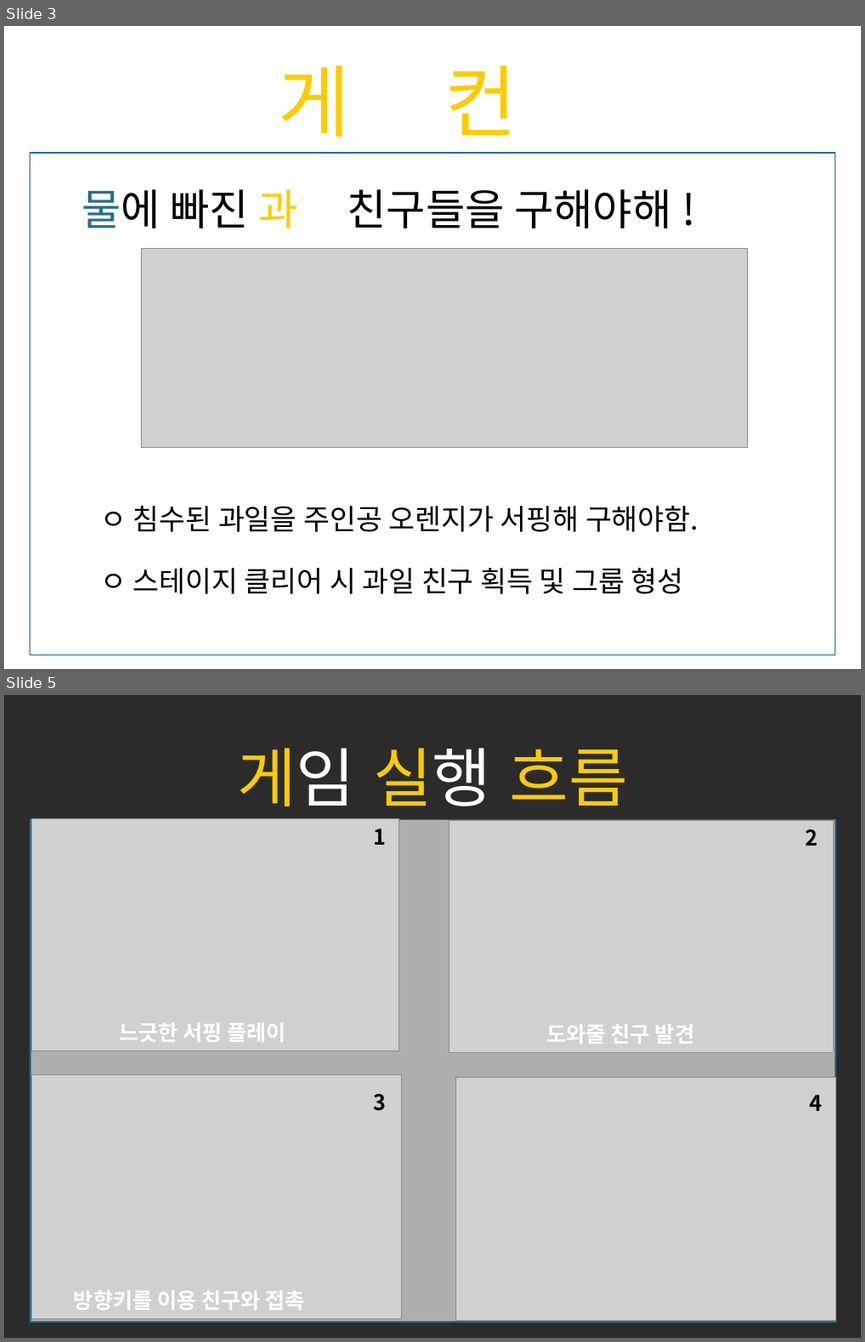
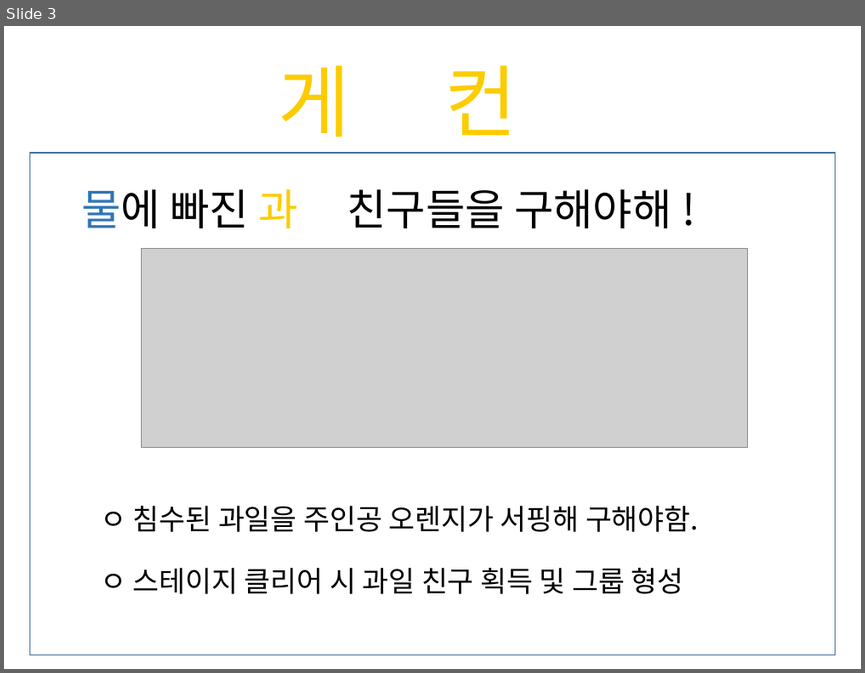
Before and after one commit to leejunguk/2dgample, a slide deck: 2차과제 2013180030 이정욱.pptx. Shown one above the other, each under a label of ours: slides 3 and 5 before the commit, slide 3 after it; the slides between them are not shown. The pictures are 865x1342 and 865x673 pixels, drawn with LibreOffice and Linux fonts; fonts in the diff are those of the drawing; grey boxes stand for pictures; background and template pictures are left out; a plain dark background stands for a picture behind light text. Boxes give left, top, right and bottom in pixels: in the first picture for what was removed or moved away, otherwise in the second. Text is boxed around its words. In the diff, an @@ line names an element or a change of style, - is before the commit and + after.

```diff
--- a/2차과제 2013180030 이정욱.pptx
+++ b/2차과제 2013180030 이정욱.pptx
@@ slide 5 removed at (4, 695, 861, 1338), background picture (left out) @@
@@ title removed at (237, 748, 628, 806) @@
-게임 실행 흐름
@@ rectangle removed at (30, 819, 836, 1321) @@
@@ picture removed at (32, 819, 399, 1051) @@
@@ picture removed at (449, 820, 834, 1052) @@
@@ text removed at (374, 828, 386, 845) @@
-1
@@ text removed at (806, 829, 818, 845) @@
-2
@@ text removed at (119, 1022, 287, 1042) @@
-느긋한 서핑 플레이
@@ text removed at (546, 1024, 694, 1043) @@
-도와줄 친구 발견
@@ picture removed at (32, 1075, 402, 1318) @@
@@ text removed at (374, 1094, 386, 1111) @@
-3
@@ picture removed at (455, 1077, 836, 1320) @@
@@ text removed at (809, 1095, 822, 1111) @@
-4
@@ text removed at (74, 1290, 305, 1310) @@
-방향키를 이용 친구와 접촉
@@ slide 3 changed as well @@
@@ rectangle at (30, 153, 835, 655): outline #266D8A 1 pt to #43739E 1 pt @@
@@ text "물에 빠진 과일 친구들을 구해야해 ..." at (81, 189, 671, 228): text colour #276F8B to #2E75B6 in "물에" @@
```
Also in this commit, not shown: 5 other slides changed, 1 slide added, 2 other slides removed.
